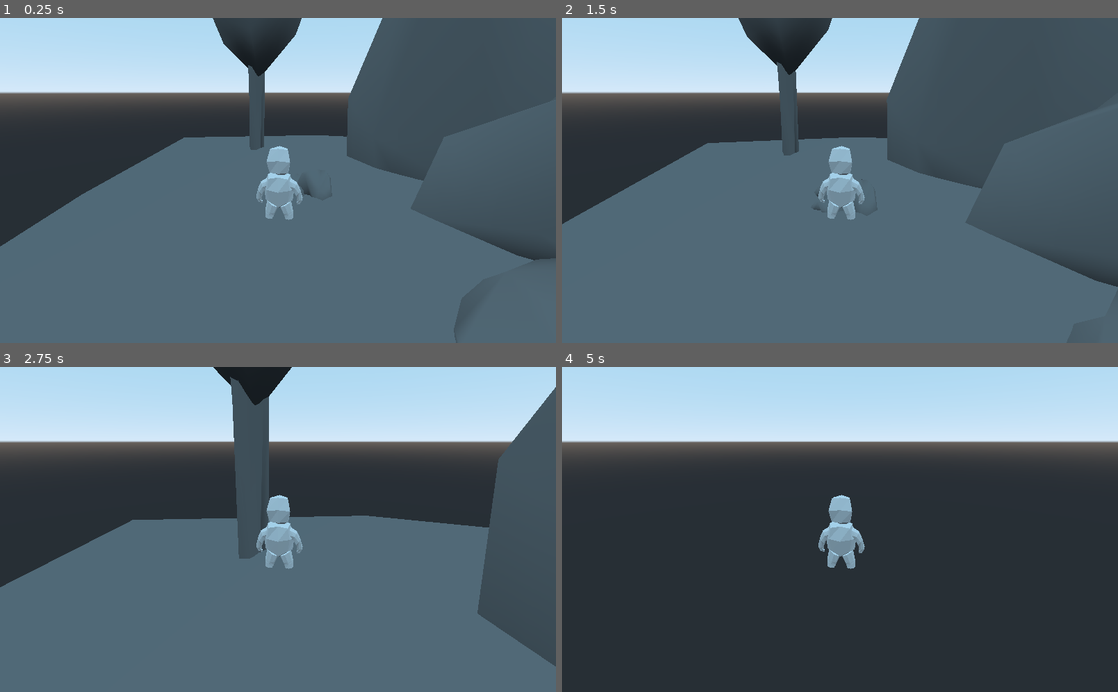
Above: before the commit, frames 1-4 (two rows, left to right).
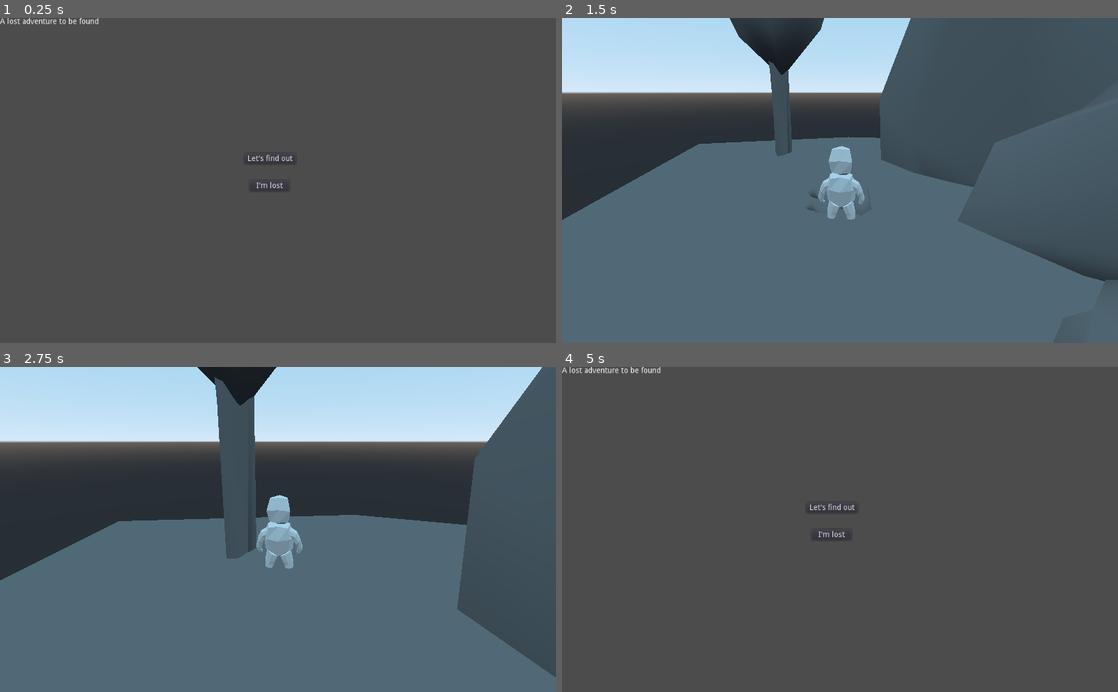
Above: after the commit, the same moments.

Repository: freskoulix/ggj-2021
Game: Godot game, scene res://scenes/MainMenu.tscn
Two runs of this game, one before a commit and one after it. Both use one fixed random seed, a clock stepped at 60 frames per second and the inputs below. Before the commit the project starts from res://scenes/MainScene.tscn.
Inputs (mouse positions are in pixels of both pictures, inside the frame that each line leads up to):
- Up to frame 1 (0.25 s): no input
- Up to frame 2 (1.5 s): click (834, 157) at 0.5 s, where only the run after the commit has a clickable "Let's find out"; tap Enter at 1.25 s; move the mouse to (867, 180) at 1.27 s; hold W from 1.28 s (still down)
- Up to frame 3 (2.75 s): keep holding W; move the mouse to (250, 529) at 2.02 s
- Up to frame 4 (5 s): keep holding W; move the mouse to (851, 523) at 2.77 s; move the mouse to (834, 536) at 3.52 s; move the mouse to (878, 532) at 4.27 s; tap Escape at 4.9 s

The runs differ from the first frame. In frame 1, 77% of the frame differs, in the area x 0-100%, y 0-100%; in frame 2, 2.2%; in frame 3, 6.8%; in frame 4, 94%.

Commit message:
Added start menu and actions

Diff:
--- a/project.godot
+++ b/project.godot
@@ -16,7 +16,7 @@
 [application]
 
 config/name="GGJ-2021"
-run/main_scene="res://scenes/MainScene.tscn"
+run/main_scene="res://scenes/MainMenu.tscn"
 config/icon="res://icon.png"
 
 [rendering]
--- /dev/null
+++ b/scenes/MainMenu.tscn
@@ -0,0 +1,43 @@
+[gd_scene load_steps=3 format=2]
+
+[ext_resource path="res://scripts/Start.gd" type="Script" id=1]
+[ext_resource path="res://scripts/Exit.gd" type="Script" id=2]
+
+[node name="MainMenu" type="Control"]
+anchor_right = 1.0
+anchor_bottom = 1.0
+__meta__ = {
+"_edit_use_anchors_": false
+}
+
+[node name="RichTextLabel" type="RichTextLabel" parent="."]
+margin_right = 1024.0
+margin_bottom = 80.0
+bbcode_enabled = true
+bbcode_text = "[color=white][b]A lost adventure to be found[/b][/color]"
+text = "A lost adventure to be found"
+__meta__ = {
+"_edit_use_anchors_": false
+}
+
+[node name="Start" type="Button" parent="."]
+margin_left = 450.0
+margin_top = 250.0
+margin_right = 462.0
+margin_bottom = 270.0
+text = "Let's find out"
+script = ExtResource( 1 )
+__meta__ = {
+"_edit_use_anchors_": false
+}
+
+[node name="Exit" type="Button" parent="."]
+margin_left = 460.0
+margin_top = 300.0
+margin_right = 533.0
+margin_bottom = 320.0
+text = "I'm lost"
+script = ExtResource( 2 )
+__meta__ = {
+"_edit_use_anchors_": false
+}
--- /dev/null
+++ b/scripts/Exit.gd
@@ -0,0 +1,8 @@
+extends Button
+
+func _ready():
+	Input.set_mouse_mode(Input.MOUSE_MODE_VISIBLE)
+	self.connect("pressed", self, "_exit_pressed")
+
+func _exit_pressed():
+	get_tree().quit()
--- /dev/null
+++ b/scripts/Start.gd
@@ -0,0 +1,8 @@
+extends Button
+
+func _ready():
+	Input.set_mouse_mode(Input.MOUSE_MODE_VISIBLE)
+	self.connect("pressed", self, "_start_pressed")
+
+func _start_pressed():
+	get_tree().change_scene("res://scenes/MainScene.tscn")
--- a/scripts/character.gd
+++ b/scripts/character.gd
@@ -20,6 +20,9 @@
 		OS.window_fullscreen = !OS.window_fullscreen
 
 func keyboard_handler():
+	if Input.is_key_pressed(KEY_ESCAPE):
+		get_tree().change_scene("res://scenes/MainMenu.tscn")
+
 	if Input.is_key_pressed(KEY_W):
 		var pos = Vector3(0, 0, -KEYBOARD_SENS)
 		character.translate(pos)
